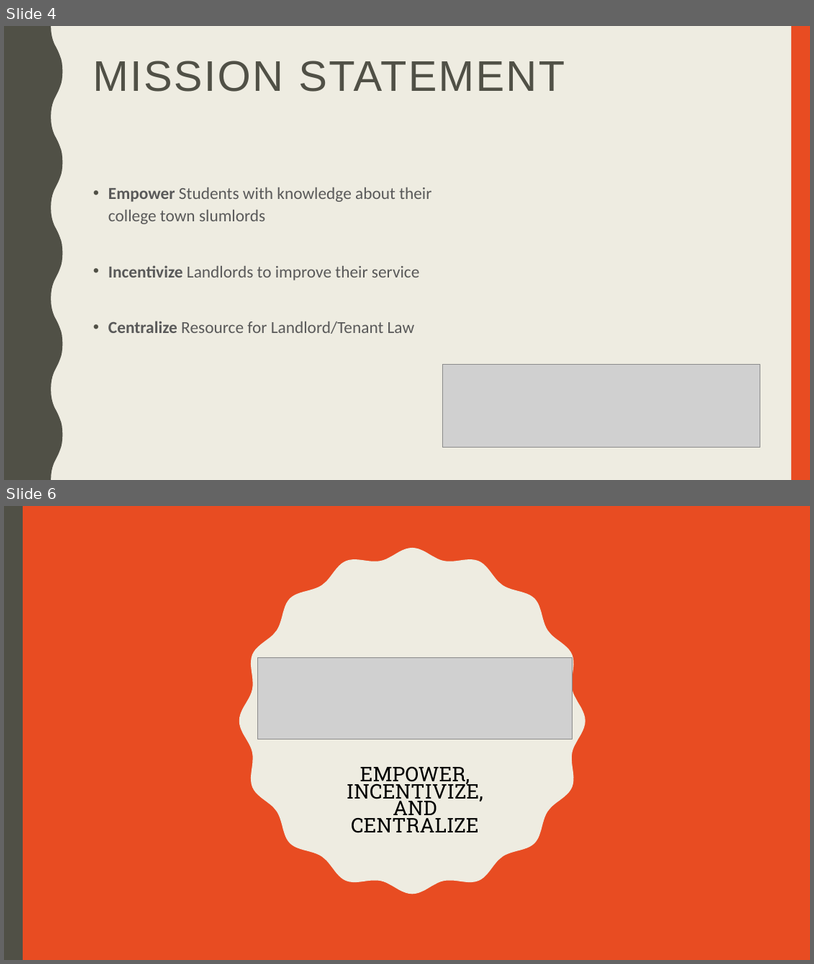
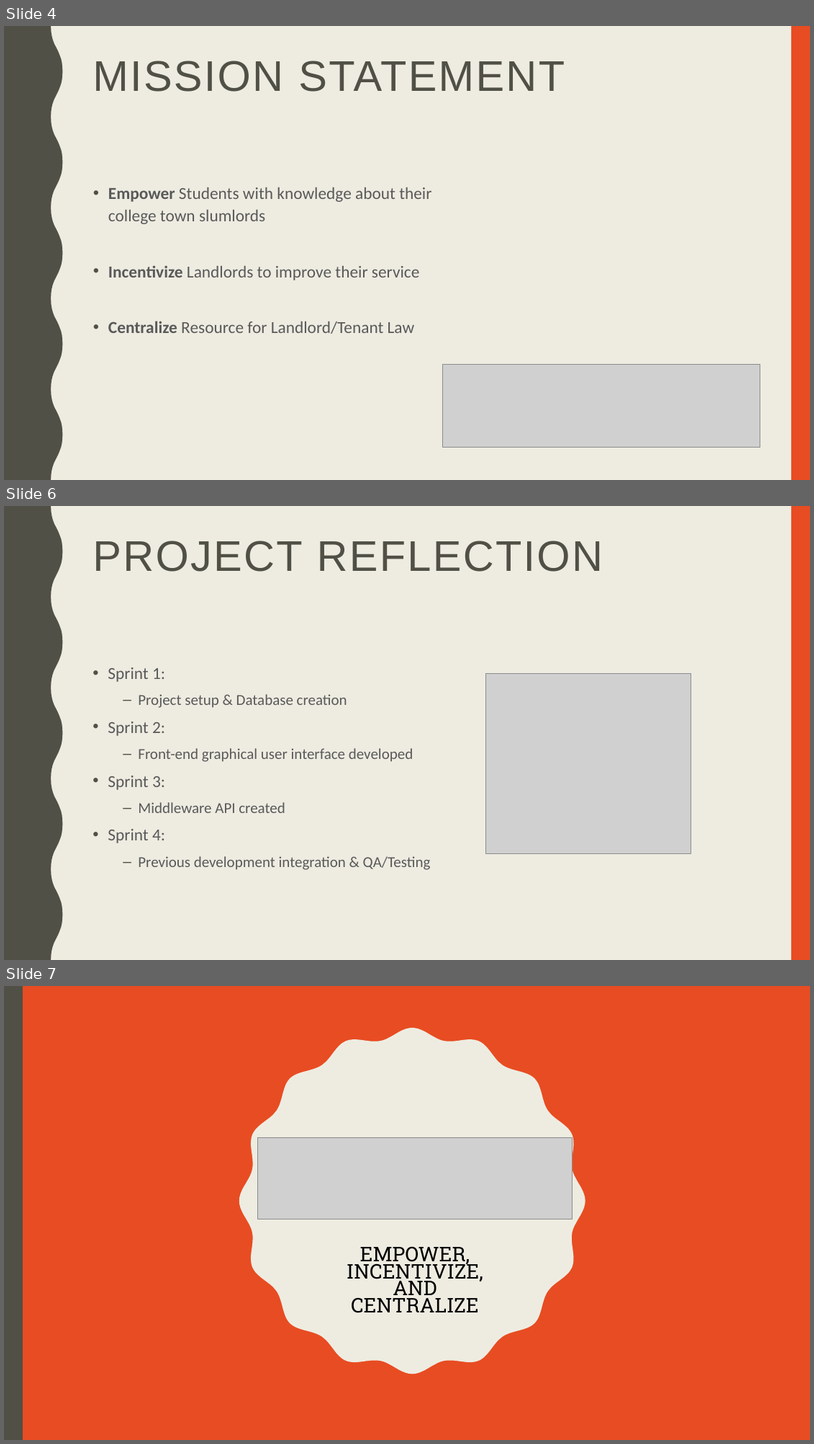
Before and after one commit to magabrin/cs1530-Rate-My-Slumlord, a slide deck: RateMySlumlord-FinalDemo.pptx. Shown one above the other, each under a label of ours: slides 4 and 6 before the commit, slides 4, 6 and 7 after it; the slides between them are not shown. The pictures are 814x964 and 814x1444 pixels, drawn with LibreOffice and Linux fonts; fonts in the diff are those of the drawing; grey boxes stand for pictures. Boxes give left, top, right and bottom in pixels: in the first picture for what was removed or moved away, otherwise in the second. Text is boxed around its words. In the diff, an @@ line names an element or a change of style, - is before the commit and + after.

Commit message:
Final updates

```diff
--- a/RateMySlumlord-FinalDemo.pptx
+++ b/RateMySlumlord-FinalDemo.pptx
@@ slide 6 added at (x1=4, y1=506, x2=810, y2=960), background #EEECE1; not listed: 2 template elements that a slide beside it also shows @@
@@ title added at (x1=93, y1=541, x2=603, y2=572), 51 pt, text #505046 @@
+PROJECT REFLECTION
@@ text added at (x1=108, y1=667, x2=431, y2=870), 18 pt, text #595959 @@
+• Sprint 1:
+  – Project setup & Database creation
+• Sprint 2:
+  – Front-end graphical user interface developed
+• Sprint 3:
+  – Middleware API created
+• Sprint 4:
+  – Previous development integration & QA/Testing
@@ picture added at (x1=486, y1=674, x2=691, y2=854) @@
@@ what was slide 6 is now slide 7 @@
```
Also in this commit, not shown: 2 slides changed.
